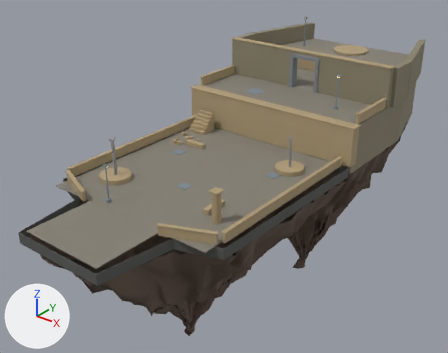
Before and after pictures for a commit that changed the glTF model Bloomfall/source/assets/levels/b_terraces.glb.
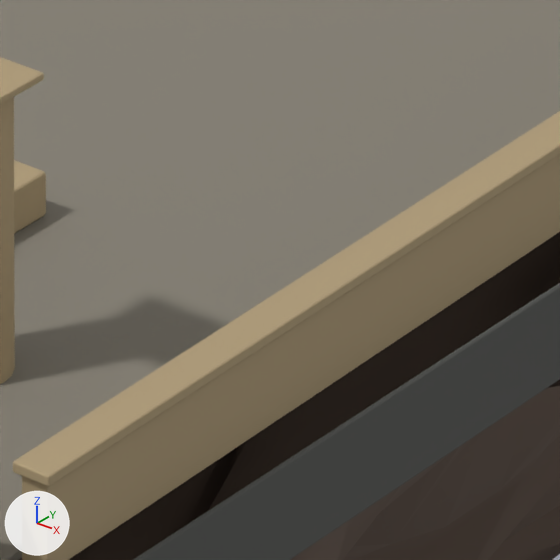
The first picture shows the older version from a 50 mm lens placed at (37.4, -42.3, 27.4), pointed at (-2.8, 7.9, -3.7). The close-ups show the older and then the newer version on the part from 49% to 62% of the width and 52% to 69% of the height of that picture. Only the edits that show in the close-ups are written down. The axes (+X, +Y, +Z) are drawn at lower left. The lights are the same throughout. Where no turn or scale is listed for an object, it has been applied to the vertices. Vertices at exactly the same position are counted once.

Names of what the first close-up shows: 'chunk_garden'.
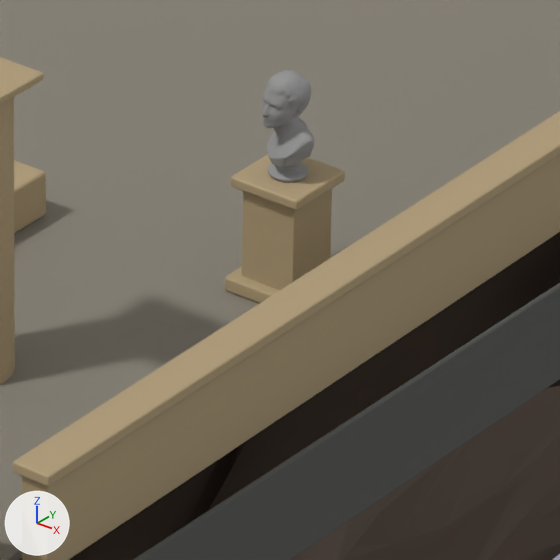
Where the newer file only moved an object's origin or applied its transform, the numbers keep the older frame.

What changed in the scene script:
```text
Add mat_prop_marble_bust_01:
    mat_prop_marble_bust_01 = principled_material('prop_marble_bust_01')
    mat_prop_marble_bust_01.base_color = (0.3, 0.3, 0.3)  # grey #959595
    mat_prop_marble_bust_01.roughness = 0.85
Change me_chunk_garden:
    used by ob_chunk_garden; location = (0.08, -2.83, -7.22)
    remove me_chunk_garden.from_pydata(...)  # 13903 vertices, 26620 faces; spans x -10.9..10.9, y -14.8..14.8, z -11.7..11.7
    add me_chunk_garden.from_pydata(...)  # 22428 vertices, 42766 faces; spans x -10.9..10.9, y -14.8..14.8, z -11.7..11.7
    me_chunk_garden part 1: the loose piece of 56 vertices spanning x 9.6..10.0, y -5.2..14.3, z 8.2..8.3 is copied, and the copy is scaled about its middle by (1.96, 0.0393, 0.427), then moved by (-1.3, -4.2, 0.2); it spans x 8.1..8.9, y -0.1..0.7, z 8.4..8.5
    me_chunk_garden part 2: a new loose piece of 4126 vertices spanning x 8.3..8.8, y 0.0..0.6, z 8.5..9.6, in mat_prop_marble_bust_01 (grey #959595)
    me_chunk_garden part 3: a new loose piece of 52 vertices spanning x 8.1..8.9, y -0.1..0.8, z 7.2..7.4, in mat_marble (beige #b19d7a)
    me_chunk_garden part 4: a new loose piece of 24 vertices spanning x 8.2..8.8, y 0.0..0.6, z 7.3..8.4, in mat_marble (beige #b19d7a)
    other edits to the shape of me_chunk_garden do not show in these pictures
    add me_chunk_garden.materials.append(mat_prop_marble_bust_01)  # grey #959595
```

Pixel boxes (x1, y1, x2, y2) of what changed, in the close-ups (560 x 560 px):
part 1 of me_chunk_garden, added (beige)
    after: (231, 154, 345, 210)
part 2 of me_chunk_garden, added
    after: (262, 70, 314, 182)
part 3 of me_chunk_garden, added (beige)
    after: (225, 266, 280, 303)
part 4 of me_chunk_garden, added (beige)
    after: (242, 189, 332, 290)
